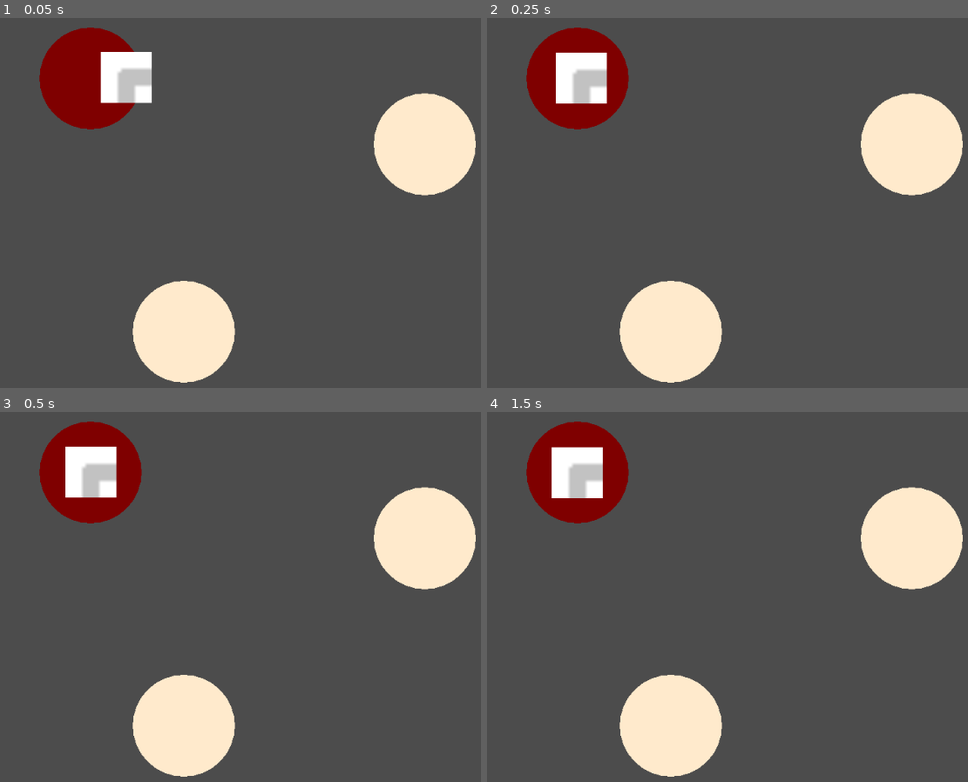
Above: before the commit, frames 1-4 (two rows, left to right).
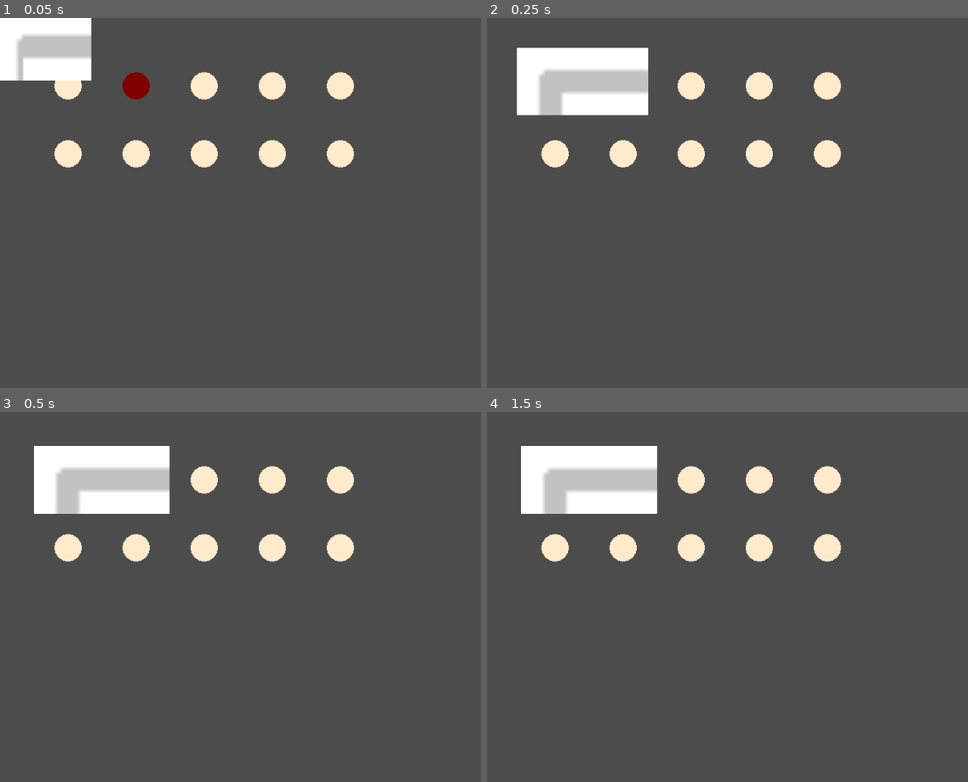
Above: after the commit, the same moments.

Repository: AdamKoziak1/1501A5
Game: Godot game, scene res://Main.tscn
Same seed, same stepped clock (60 frames per second), same inputs: the game is played once before the commit and once after it.
Inputs (mouse positions are in pixels of both pictures, inside the frame that each line leads up to):
- Up to frame 1 (0.05 s): no input
- Up to frame 2 (0.25 s): no input
- Up to frame 3 (0.5 s): no input
- Up to frame 4 (1.5 s): move the mouse to (578, 471) at 0.52 s; hold D (rotateRight) 0.53-1.28 s; click (578, 471) at 0.6 s; tap Enter at 1.25 s; move the mouse to (693, 637) at 1.27 s; hold A (rotateLeft) from 1.28 s (still down); click (693, 637) at 1.35 s

The runs differ from the first frame. In frame 1, 19% of the frame differs, in the area x 0-99%, y 0-99%; in frame 2, 17%; in frame 3, 17%; in frame 4, 17%.

Commit message:
almost a grid

Diff:
--- a/dragndrop.tscn
+++ b/AC.tscn
@@ -1,26 +1,25 @@
 [gd_scene load_steps=4 format=2]
 
-[ext_resource path="res://dragndrop.gd" type="Script" id=1]
-[ext_resource path="res://Electrician Tiles/AluminumCornerRot1.png" type="Texture" id=2]
+[ext_resource path="res://Electrician Tiles/AluminumCornerRot1.png" type="Texture" id=1]
+[ext_resource path="res://AC.gd" type="Script" id=2]
 
 [sub_resource type="RectangleShape2D" id=1]
 extents = Vector2( 7.5, 7.4 )
 
-[node name="dragndrop" type="Node2D"]
-script = ExtResource( 1 )
+[node name="AC" type="Node2D"]
+script = ExtResource( 2 )
 __meta__ = {
 "_edit_group_": true
 }
 
 [node name="Icon" type="Sprite" parent="."]
-scale = Vector2( 5, 5 )
-texture = ExtResource( 2 )
+scale = Vector2( 6.66, 6.66 )
+texture = ExtResource( 1 )
 
 [node name="Area2D" type="Area2D" parent="Icon"]
 
 [node name="CollisionShape2D" type="CollisionShape2D" parent="Icon/Area2D"]
 position = Vector2( -0.100001, 3.69549e-07 )
-scale = Vector2( 1, 1 )
 shape = SubResource( 1 )
 
 [connection signal="input_event" from="Icon/Area2D" to="." method="_on_Area2D_input_event"]
--- /dev/null
+++ b/AS.gd
@@ -0,0 +1,38 @@
+extends Node2D
+
+var selected = false
+var rest_point
+var rest_nodes = []
+
+func _ready():
+	rest_nodes = get_tree().get_nodes_in_group("zone")
+	rest_point = rest_nodes[1].global_position
+	rest_nodes[1].select()
+	rotation = 0
+
+func _on_Area2D_input_event(viewport, event, shape_idx):
+	if Input.is_action_just_pressed("click"):
+		selected = true
+
+func _physics_process(delta):
+	if selected:
+		global_position = lerp(global_position, get_global_mouse_position(),25*delta)
+		var smallest_rotation = PI/2
+		if Input.is_action_just_pressed("rotateLeft"):
+			rotation = rotation - smallest_rotation
+		if Input.is_action_just_pressed("rotateRight"):
+			rotation = rotation + smallest_rotation
+	else:
+		global_position = lerp(global_position,rest_point,10*delta)
+
+func _input(event):
+	if event is InputEventMouseButton:
+		if event.button_index == BUTTON_LEFT and not event.pressed:
+			selected = false
+			var shortest_dist = 75
+			for child in rest_nodes:
+				var distance = global_position.distance_to(child.global_position)
+				if distance < shortest_dist:
+					child.select()
+					rest_point = child.global_position
+					shortest_dist = distance
--- /dev/null
+++ b/AS.tscn
@@ -0,0 +1,26 @@
+[gd_scene load_steps=4 format=2]
+
+[ext_resource path="res://Electrician Tiles/AluminumStraightHorizontal.png" type="Texture" id=1]
+[ext_resource path="res://AS.gd" type="Script" id=2]
+
+[sub_resource type="RectangleShape2D" id=1]
+extents = Vector2( 7.5, 7.6 )
+
+[node name="AS" type="Node2D"]
+script = ExtResource( 2 )
+__meta__ = {
+"_edit_group_": true
+}
+
+[node name="Icon" type="Sprite" parent="."]
+scale = Vector2( 6.66, 6.66 )
+texture = ExtResource( 1 )
+
+[node name="Area2D" type="Area2D" parent="Icon"]
+
+[node name="CollisionShape2D" type="CollisionShape2D" parent="Icon/Area2D"]
+position = Vector2( -0.0999991, 9.53674e-07 )
+scale = Vector2( 1, 1 )
+shape = SubResource( 1 )
+
+[connection signal="input_event" from="Icon/Area2D" to="." method="_on_Area2D_input_event"]
--- a/DropZone.gd
+++ b/DropZone.gd
@@ -1,7 +1,7 @@
 extends Position2D
 
 func _draw():
-	draw_circle(Vector2.ZERO, 75, Color.blanchedalmond)
+	draw_circle(Vector2.ZERO, 20, Color.blanchedalmond)
 
 func select():
 	for child in get_tree().get_nodes_in_group("zone"):
--- a/Main.tscn
+++ b/Main.tscn
@@ -1,18 +1,41 @@
-[gd_scene load_steps=3 format=2]
+[gd_scene load_steps=4 format=2]
 
 [ext_resource path="res://DropZone.tscn" type="PackedScene" id=1]
-[ext_resource path="res://dragndrop.tscn" type="PackedScene" id=2]
+[ext_resource path="res://AC.tscn" type="PackedScene" id=2]
+[ext_resource path="res://AS.tscn" type="PackedScene" id=3]
 
 [node name="Main" type="Node2D"]
 
 [node name="DropZone" parent="." instance=ExtResource( 1 )]
-position = Vector2( 133, 89 )
+position = Vector2( 100, 100 )
 
 [node name="DropZone2" parent="." instance=ExtResource( 1 )]
-position = Vector2( 624, 186 )
+position = Vector2( 200, 100 )
 
 [node name="DropZone3" parent="." instance=ExtResource( 1 )]
-position = Vector2( 270, 462 )
+position = Vector2( 300, 100 )
 
-[node name="dragndrop" parent="." instance=ExtResource( 2 )]
-position = Vector2( 224, 86 )
+[node name="DropZone4" parent="." instance=ExtResource( 1 )]
+position = Vector2( 400, 100 )
+
+[node name="DropZone5" parent="." instance=ExtResource( 1 )]
+position = Vector2( 500, 100 )
+
+[node name="DropZone6" parent="." instance=ExtResource( 1 )]
+position = Vector2( 100, 200 )
+
+[node name="DropZone7" parent="." instance=ExtResource( 1 )]
+position = Vector2( 200, 200 )
+
+[node name="DropZone8" parent="." instance=ExtResource( 1 )]
+position = Vector2( 300, 200 )
+
+[node name="DropZone9" parent="." instance=ExtResource( 1 )]
+position = Vector2( 400, 200 )
+
+[node name="DropZone10" parent="." instance=ExtResource( 1 )]
+position = Vector2( 500, 200 )
+
+[node name="AC" parent="." instance=ExtResource( 2 )]
+
+[node name="AS" parent="." instance=ExtResource( 3 )]
--- a/Node2D.tscn
+++ /dev/null
@@ -1,19 +0,0 @@
-[gd_scene load_steps=4 format=2]
-
-[ext_resource path="res://dragndrop.gd" type="Script" id=1]
-[ext_resource path="res://icon.png" type="Texture" id=2]
-
-[sub_resource type="CircleShape2D" id=1]
-radius = 34.0588
-
-[node name="Node2D" type="Node2D"]
-script = ExtResource( 1 )
-
-[node name="Icon" type="Sprite" parent="."]
-position = Vector2( 147, 279 )
-texture = ExtResource( 2 )
-
-[node name="Area2D" type="Area2D" parent="Icon"]
-
-[node name="CollisionShape2D" type="CollisionShape2D" parent="Icon/Area2D"]
-shape = SubResource( 1 )
Renamed: dragndrop.gd -> AC.gd
Binary file removed: Electrician Tiles/AluminumCornerRot2.png
Not shown, removed: Electrician Tiles/AluminumCornerRot2.png.import
Binary file removed: Electrician Tiles/AluminumCornerRot3.png
Not shown, removed: Electrician Tiles/AluminumCornerRot3.png.import
Binary file removed: Electrician Tiles/AluminumCornerRot4.png
Not shown, removed: Electrician Tiles/AluminumCornerRot4.png.import
Binary file removed: Electrician Tiles/AluminumStraightVertical.png
Not shown, removed: Electrician Tiles/AluminumStraightVertical.png.import
Binary file removed: Electrician Tiles/AluminumThreewayRot2.png
Not shown, removed: Electrician Tiles/AluminumThreewayRot2.png.import
Binary file removed: Electrician Tiles/AluminumThreewayRot3.png
(and 25 more such lines)
